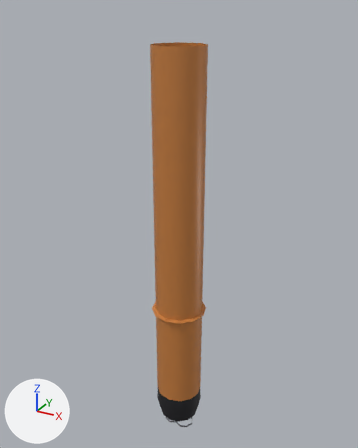
A saved change to the glTF model assets/rockets/atlantean-v-551/ccb.lo.glb.
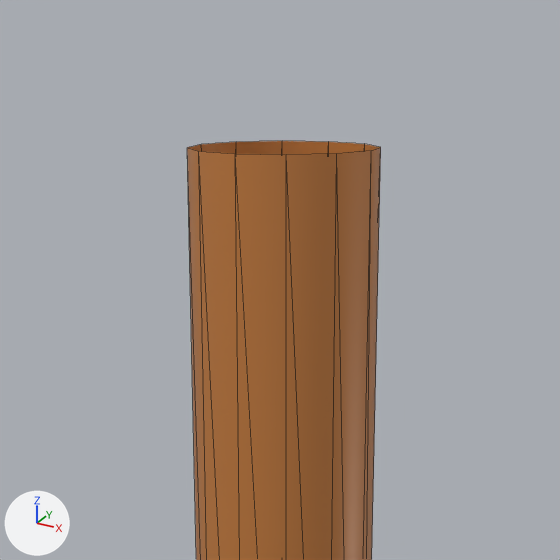
Each version appears first whole from a 50 mm camera at (16.76, -30.47, 34.82) aimed at (-0.47, 0.85, 19.16), and next in a close-up on the part from 26% to 73% of the width and 0% to 37% of the height. The axes (+X, +Y, +Z) are drawn at lower left. The lights are the same throughout. The older version's two pictures come first. The close-ups show mesh edges as thin lines. Where no turn or scale is listed for an object, it has been applied to the vertices. Vertices at exactly the same position are counted once.

Names of what the first close-up shows: 'ccb.hull'.
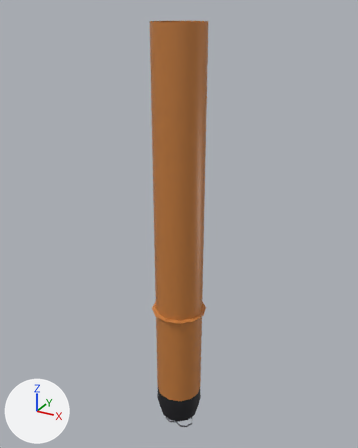
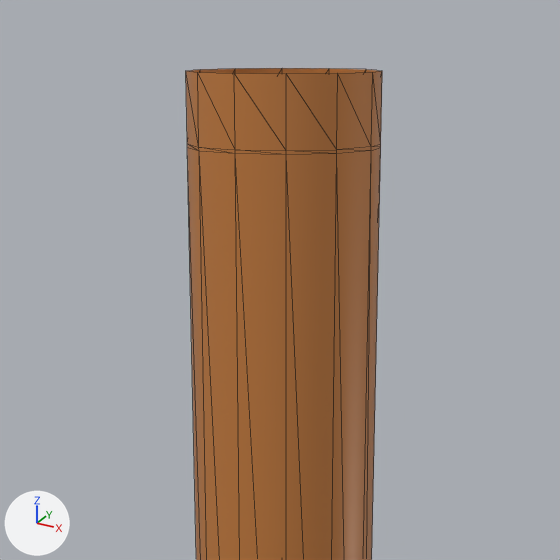
Where the newer file only moved an object's origin or applied its transform, the numbers keep the older frame.

What differs and where, as boxes (x1, y1, x2, y2) in the close-ups (560 x 560 px):
'ccb.hull', reshaped
    before: (187, 141, 381, 560)
    after: (186, 68, 382, 560)
part 1 of me_ccb_hull, added (brown)
    after: (186, 68, 382, 155)

Diff of the bpy script that builds the scene:
```diff
--- a/assets/rockets/atlantean-v-551/ccb.lo.glb.py
+++ b/assets/rockets/atlantean-v-551/ccb.lo.glb.py
@@ me_ccb_hull @@
 # used by ob_ccb_hull; location = (0.0, 0.0, 18.17)
-me_ccb_hull.from_pydata(...)  # 60 vertices, 96 faces; spans x -2.2..2.2, y -2.2..2.2, z -14.3..14.3
+me_ccb_hull.from_pydata(...)  # 84 vertices, 144 faces; spans x -2.2..2.2, y -2.2..2.2, z -14.3..15.7
+# me_ccb_hull part 1
+# 12 vertices are added at x -1.9..1.9, y -1.9..1.9, z 14.4
+# 12 new vertices lie (0.0, 0.0, 1.3) away from vertices in x -1.9..1.9, y -1.9..1.9, z 14.4
+# 48 new faces join them
 me_ccb_hull.materials.append(mat_or_hull)
```
